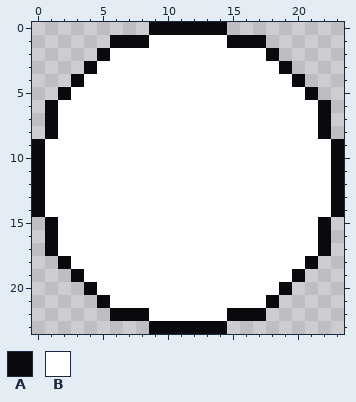
Two versions of one pixel-art file, Art/BlankCircle.aseprite. The first picture shows the starting point.
24x24 pixels, 1 frame.
Palette (. is transparent): A #09090e  B #ffffff
Pixels before, first column x 0:
 0 .........AAAAAA.........
 1 ......AAABBBBBBAAA......
 2 .....ABBBBBBBBBBBBA.....
 3 ....ABBBBBBBBBBBBBBA....
 4 ...ABBBBBBBBBBBBBBBBA...
 5 ..ABBBBBBBBBBBBBBBBBBA..
 6 .ABBBBBBBBBBBBBBBBBBBBA.
 7 .ABBBBBBBBBBBBBBBBBBBBA.
 8 .ABBBBBBBBBBBBBBBBBBBBA.
 9 ABBBBBBBBBBBBBBBBBBBBBBA
10 ABBBBBBBBBBBBBBBBBBBBBBA
11 ABBBBBBBBBBBBBBBBBBBBBBA
12 ABBBBBBBBBBBBBBBBBBBBBBA
13 ABBBBBBBBBBBBBBBBBBBBBBA
14 ABBBBBBBBBBBBBBBBBBBBBBA
15 .ABBBBBBBBBBBBBBBBBBBBA.
16 .ABBBBBBBBBBBBBBBBBBBBA.
17 .ABBBBBBBBBBBBBBBBBBBBA.
18 ..ABBBBBBBBBBBBBBBBBBA..
19 ...ABBBBBBBBBBBBBBBBA...
20 ....ABBBBBBBBBBBBBBA....
21 .....ABBBBBBBBBBBBA.....
22 ......AAABBBBBBAAA......
23 .........AAAAAA.........
After:
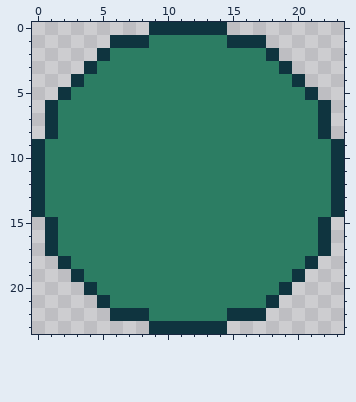
Edits made:
colour A: #09090e -> #0f343f
colour B: #ffffff -> #2c7d63
